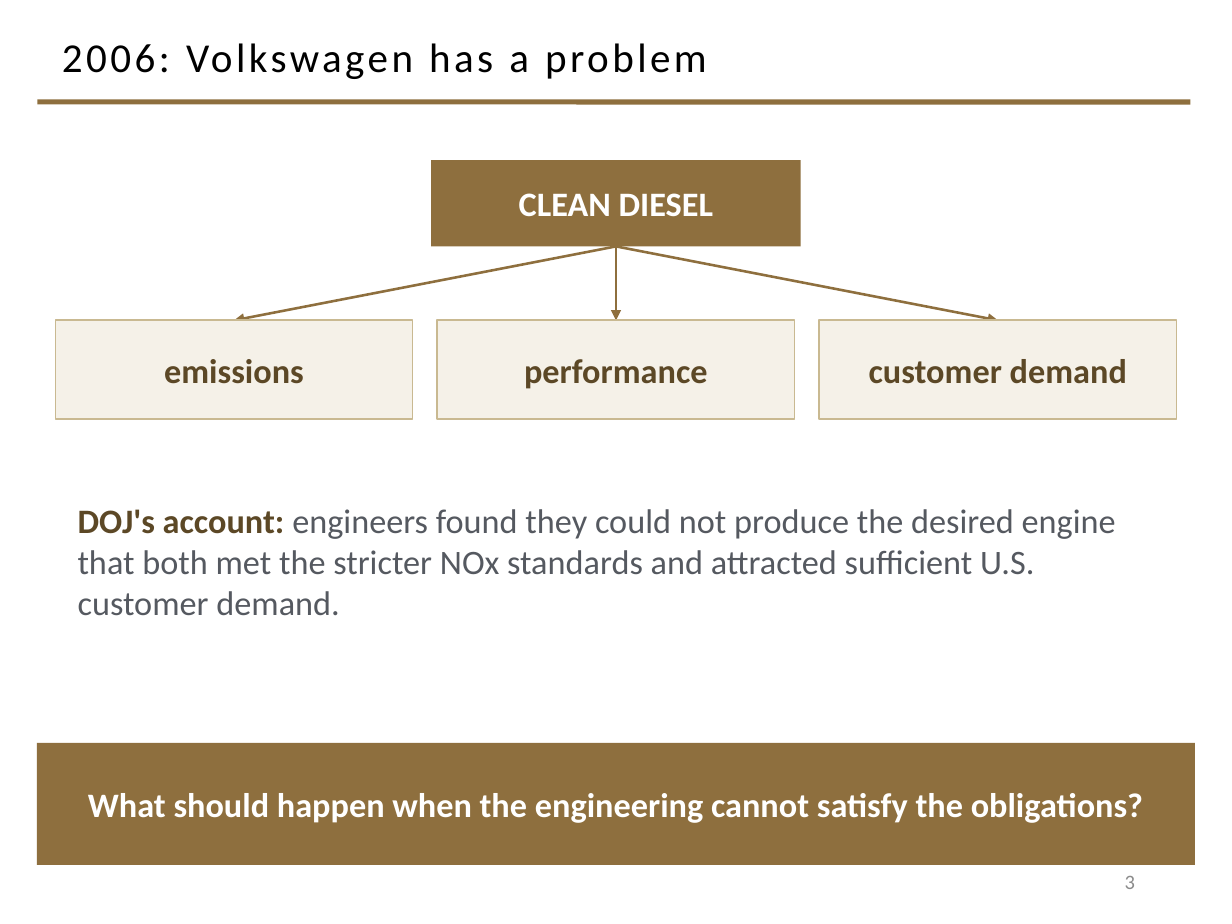
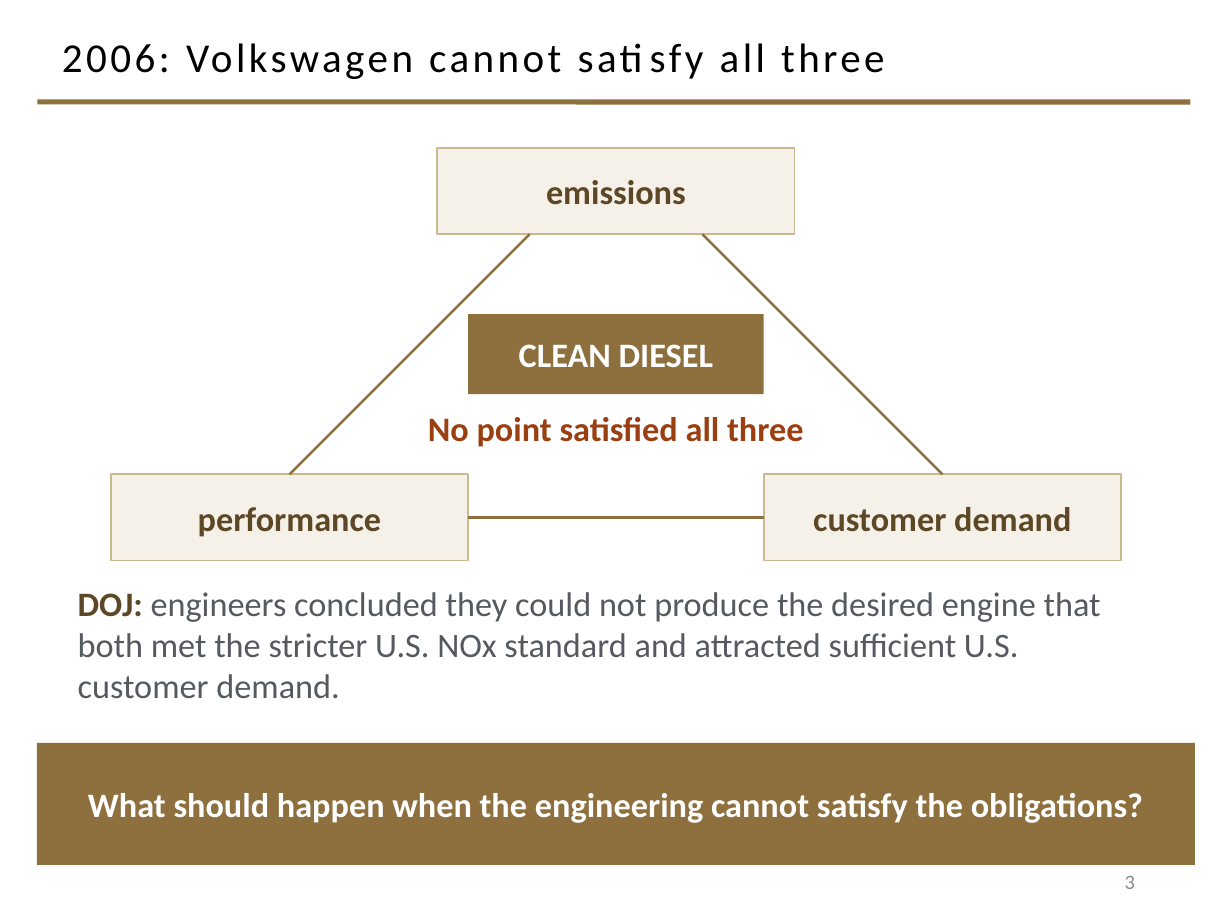
Before and after one commit to davisjam/model-based-agentic-software-engineering, a slide deck: slide 3 of course/lectures/act-2-delegation-and-control/04-failure-aware-engineering/2-4-Failure-Aware-Engineering.pptx. Drawn at 1232x924 pixels with LibreOffice and Linux fonts; fonts in the diff are those of the drawing; background and template pictures are left out. Boxes give left, top, right and bottom in pixels: in the first picture for what was removed or moved away, otherwise in the second. Text is boxed around its words. In the diff, an @@ line names an element or a change of style, - is before the commit and + after.

Commit message:
deck 2-4 opening: name VW early, add capability-before-misuse slide, sharpen defeat-device move
Slides 2-11: VW named on slide 2 with the ambition above the regulation; slide 3
becomes the objectives triangle; NEW slide 4 presents test recognition as a
capability (un-attributed, per sourcing caution); slide 5 outlines the branch as
DEFEAT DEVICE; 2007 reconsideration gets its chain; 2012 chain cleaned (ACTION
replaces ?????); 2014-15 simplified to a discovery chain. Deck 38 -> 39 slides;
slidenum caches refreshed.

```diff
--- a/course/lectures/act-2-delegation-and-control/04-failure-aware-engineering/2-4-Failure-Aware-Engineering.pptx
+++ b/course/lectures/act-2-delegation-and-control/04-failure-aware-engineering/2-4-Failure-Aware-Engineering.pptx
@@ title at (x1=62, y1=43, x2=885, y2=79): text changed @@
-2006: Volkswagen has a problem
+2006: Volkswagen cannot satisfy all three
@@ rectangle "emissions" resized from (x1=55, y1=320, x2=413, y2=419) to (x1=437, y1=148, x2=795, y2=234) @@
@@ arrow moved from (616, 246) - (234, 320) to (530, 234) - (290, 474) @@
@@ arrow (530, 234) - (290, 474): arrow to line @@
@@ arrow moved from (616, 246) - (998, 320) to (702, 234) - (942, 474) @@
@@ arrow (702, 234) - (942, 474): arrow to line @@
@@ arrow removed from (616, 246) to (616, 320) @@
@@ rectangle "CLEAN DIESEL" resized from (x1=431, y1=160, x2=801, y2=246) to (x1=468, y1=314, x2=764, y2=394) @@
@@ text added at (x1=428, y1=417, x2=804, y2=447), 20 pt, text #9A3F12, bold @@
+No point satisfied all three
@@ rectangle "performance" resized from (x1=437, y1=320, x2=795, y2=419) to (x1=111, y1=474, x2=468, y2=561) @@
@@ rectangle "customer demand" resized from (x1=819, y1=320, x2=1177, y2=419) to (x1=764, y1=474, x2=1121, y2=561) @@
@@ line added from (468, 517) to (764, 517), #8E6F3E 1.5 pt @@
@@ text at (x1=78, y1=592, x2=1101, y2=698): text changed @@
-DOJ's account: engineers found they could not produce the desired engine that both met the stricter NOx standards and attracted sufficient U.S. customer demand.
+DOJ: engineers concluded they could not produce the desired engine that both met the stricter U.S. NOx standard and attracted sufficient U.S. customer demand.
```
Also in this commit, not shown: 8 other slides changed, 1 slide added.
